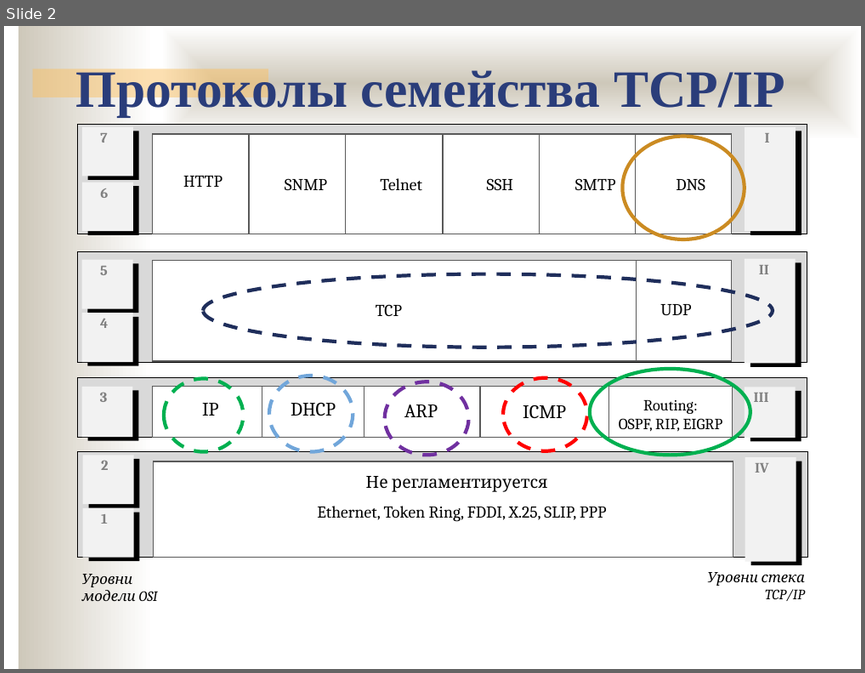
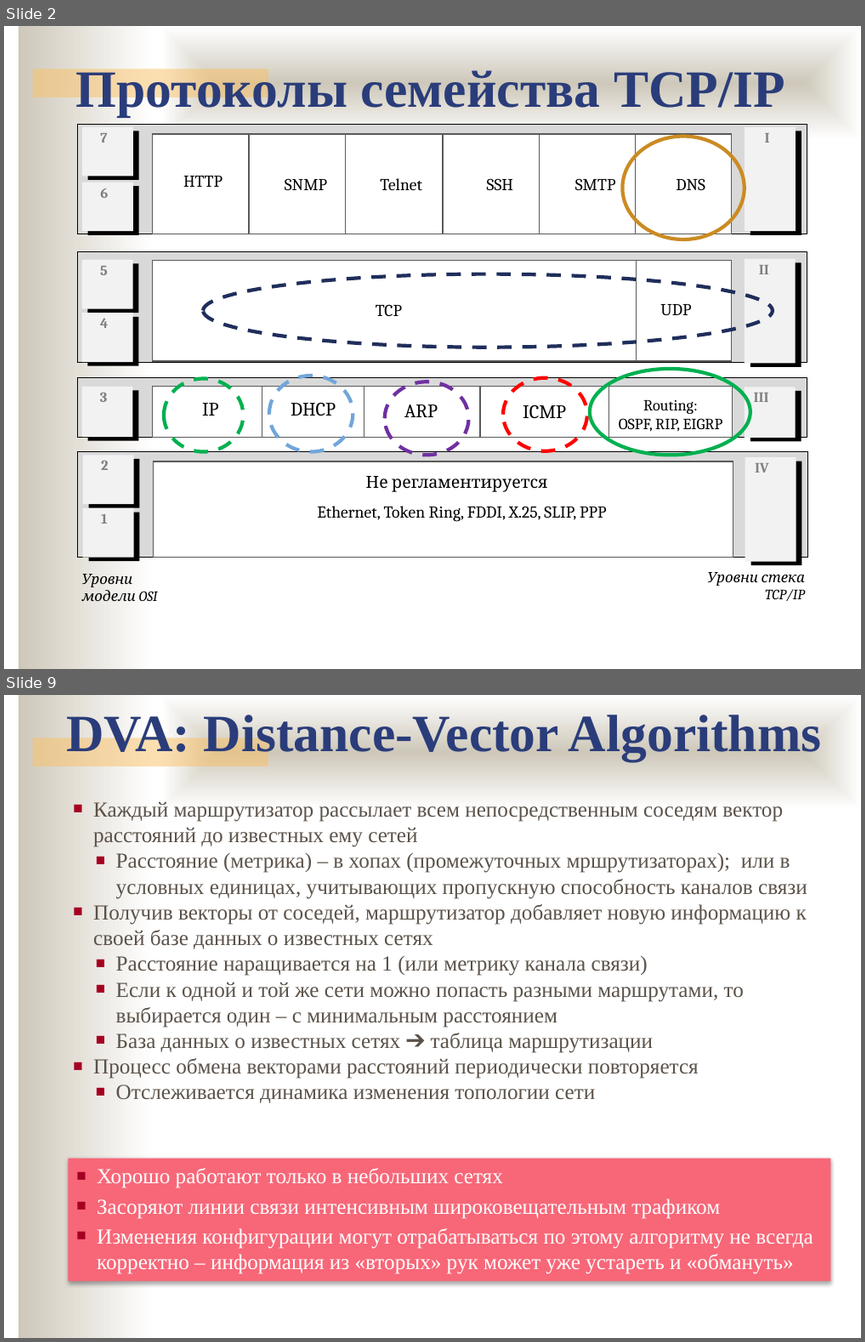
Before and after one commit to ukoloff/nets, a slide deck: lecture/12.pptx. Shown one above the other, each under a label of ours: slide 2 before the commit, slides 2 and 9 after it; the slides between them are not shown. The pictures are 865x673 and 865x1342 pixels, drawn with LibreOffice and Linux fonts; fonts in the diff are those of the drawing; background and template pictures are left out. Boxes give left, top, right and bottom in pixels: in the first picture for what was removed or moved away, otherwise in the second. Text is boxed around its words. In the diff, an @@ line names an element or a change of style, - is before the commit and + after.

```diff
--- a/lecture/12.pptx
+++ b/lecture/12.pptx
@@ slide 9 added at <box>4,695,861,1338</box>, background #FFFFFF; not listed: 3 template elements that a slide beside it also shows @@
@@ text added at <box>66,710,822,761</box>, 44 pt, text #2A3D7A, bold @@
+DVA: Distance-Vector Algorithms
@@ text added at <box>93,802,807,1103</box>, 18 pt, text #5B5249 @@
+■ Каждый маршрутизатор рассылает всем непосредственным соседям вектор расстояний до известных ему сетей
+    ■ Расстояние (метрика) – в хопах (промежуточных мршрутизаторах); или в условных единицах, учитывающих пропускную способность каналов связи
+■ Получив векторы от соседей, маршрутизатор добавляет новую информацию к своей базе данных о известных сетях
+    ■ Расстояние наращивается на 1 (или метрику канала связи)
+    ■ Если к одной и той же сети можно попасть разными маршрутами, то выбирается один – с минимальным расстоянием
+    ■ База данных о известных сетях ➔ таблица маршрутизации
+■ Процесс обмена векторами расстояний периодически повторяется
+    ■ Отслеживается динамика изменения топологии сети
@@ rectangle added at <box>69,1157,831,1280</box>, fill #F76778, 18 pt, text #FFFFFF @@
+■ Хорошо работают только в небольших сетях
+■ Засоряют линии связи интенсивным широковещательным трафиком
+■ Изменения конфигурации могут отрабатываться по этому алгоритму не всегда корректно – информация из «вторых» рук может уже устареть и «обмануть»
```
Also in this commit, not shown: 27 other slides added.
